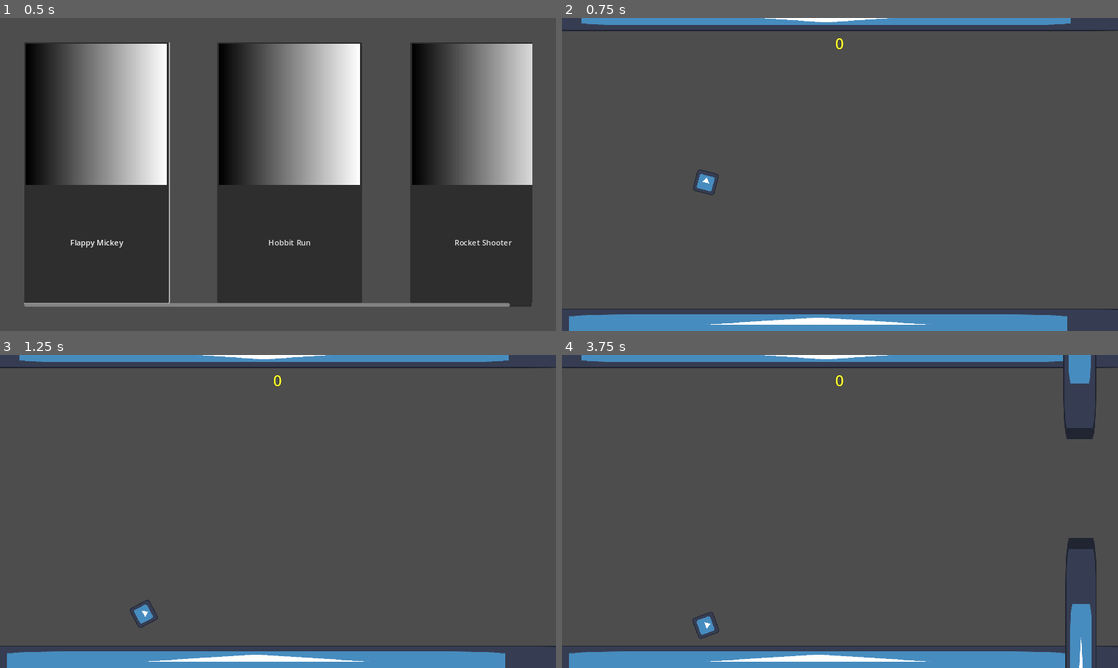
Above: before the commit, frames 1-4 (two rows, left to right).
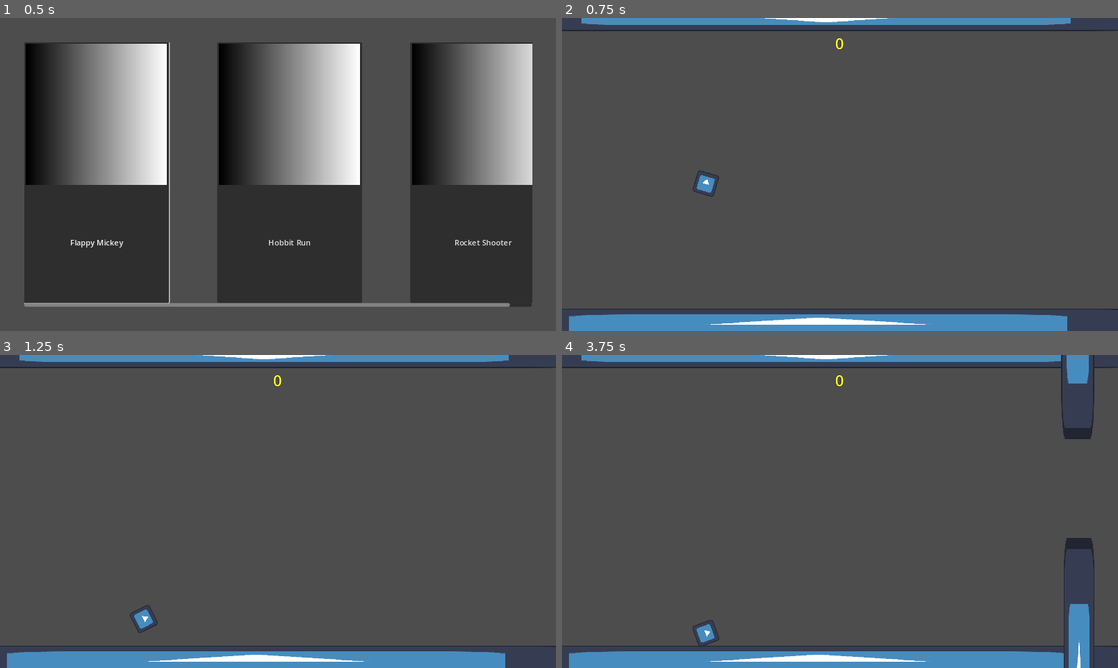
Above: after the commit, the same moments.

Repository: XPJU-JCU/QuadriArcum
Game: Godot game, scene res://main/main.tscn
The game is run twice, just before and just after one commit, with the same random seed, the same clock (stepped at 60 frames per second) and the same inputs. The engine's default icon, where the game draws it, is replaced by a stand-in: a white triangle on a blue panel in a dark square.
Inputs:
- Up to frame 1 (0.5 s): no input
- Up to frame 2 (0.75 s): click "Flappy Mickey" at 0.5 s
- Up to frame 3 (1.25 s): no input
- Up to frame 4 (3.75 s): tap Enter (ui_accept) at 1.25 s; tap Space (flap) at 1.52, 1.82, 2.27, 2.57 s

Frame 1 is identical in both runs. In frame 2, less than 0.1% of the frame differs, in the area x 23-29%, y 48-58%; in frame 3, 0.2%; in frame 4, 1.0%, in the area x 23-97%, y 0-100%.

Commit message:
physics interpoaltion

Diff:
--- a/games/hobbit_run/main.tscn
+++ b/games/hobbit_run/main.tscn
@@ -8,7 +8,6 @@
 [ext_resource type="PackedScene" uid="uid://62v4c8nnjei6" path="res://games/hobbit_run/game_over/game_over.tscn" id="7_lcrr6"]
 [ext_resource type="PackedScene" uid="uid://cu3ir6wmh4c2s" path="res://games/hobbit_run/sauron_phase/sauron_sees_you.tscn" id="8_0akys"]
 [ext_resource type="PackedScene" uid="uid://bdnirugwvib11" path="res://games/hobbit_run/parallax background/new_bg.tscn" id="8_jwtax"]
-[ext_resource type="Script" path="res://games/hobbit_run/game_over/game_over.gd" id="8_u2v4l"]
 [ext_resource type="AudioStream" uid="uid://b6ij71v8hgrft" path="res://games/hobbit_run/MAIN/main_trash.mp3" id="9_dowwk"]
 [ext_resource type="AudioStream" uid="uid://cjd7tsko1a6gu" path="res://games/hobbit_run/game_over/game_over (mp3cut.net).mp3" id="10_r654i"]
 [ext_resource type="Script" path="res://games/hobbit_run/main_soundtrack.gd" id="10_yta3w"]
@@ -42,7 +41,6 @@
 
 [node name="GameOver" parent="." instance=ExtResource("7_lcrr6")]
 process_mode = 2
-script = ExtResource("8_u2v4l")
 
 [node name="RingSpawnTimer" type="Timer" parent="."]
 wait_time = 30.0
--- a/project.godot
+++ b/project.godot
@@ -50,7 +50,6 @@
 [physics]
 
 common/physics_jitter_fix=0.0
-common/physics_interpolation=true
 
 [rendering]
 
Not shown: 1 places in games/hobbit_run/main.tscn that only renumber resources
